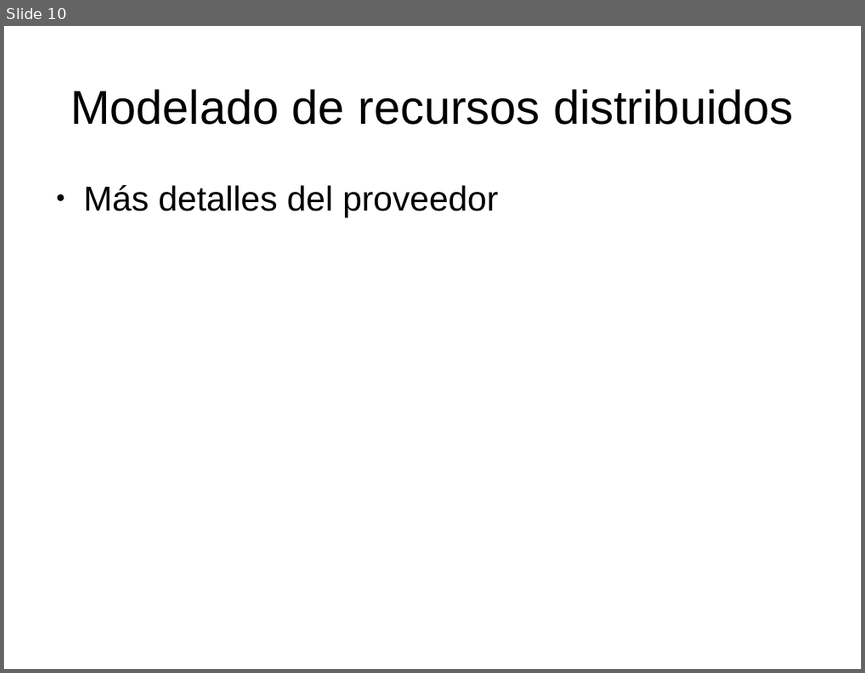
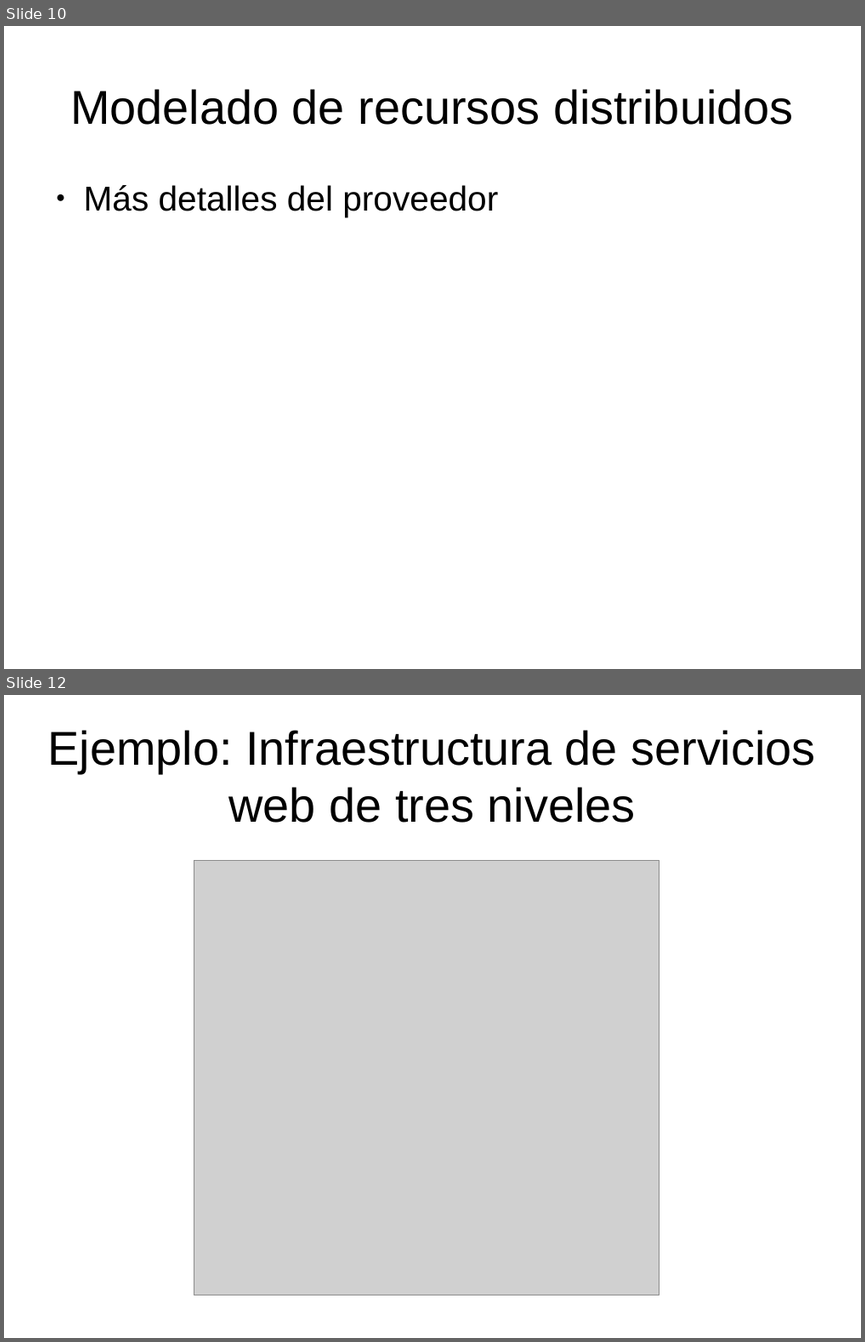
Before and after one commit to dcere/pfc, a slide deck: adm/presentacion/presentacion.odp. Shown one above the other, each under a label of ours: slide 10 before the commit, slides 10 and 12 after it; the slides between them are not shown. The pictures are 865x673 and 865x1342 pixels, drawn with LibreOffice and Linux fonts; fonts in the diff are those of the drawing; grey boxes stand for pictures. Boxes give left, top, right and bottom in pixels: in the first picture for what was removed or moved away, otherwise in the second. Text is boxed around its words. In the diff, an @@ line names an element or a change of style, - is before the commit and + after.

```diff
--- a/adm/presentacion/presentacion.odp
+++ b/adm/presentacion/presentacion.odp
@@ slide 12 added at (4, 695, 861, 1338), background #FFFFFF @@
@@ title added at (48, 730, 815, 823), 44 pt, text #000000 @@
+Ejemplo: Infraestructura de servicios web de tres niveles
@@ picture added at (194, 861, 658, 1295) @@
```
Also in this commit, not shown: 1 slide changed, 1 other slide added, 1 slide removed, 4 other files.
